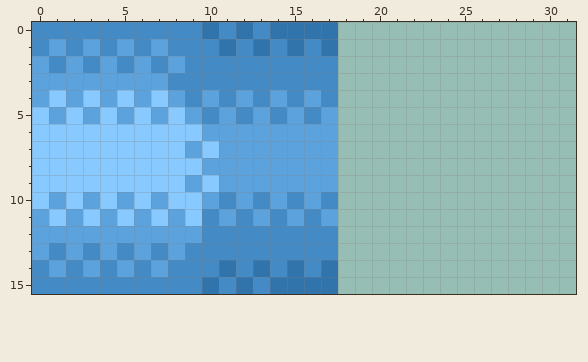
One commit to this pixel-art file: Art/Background.aseprite. Above is the file before it was changed.
32x16 pixels, 1 frame.
After:
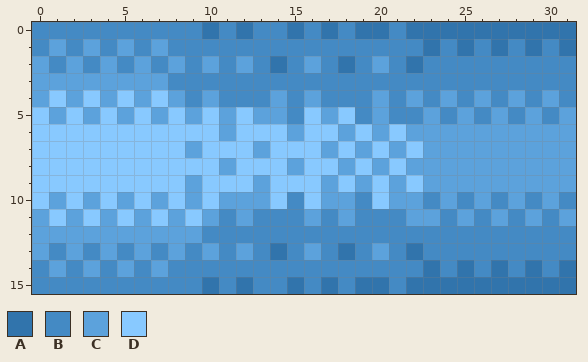
Palette (. is transparent): A #3174ac  B #448ac4  C #5ca2dc  D #88c9ff
The edit:
The author put colour A in row 0 at x 19 to 20 and 22 to 31; in row 1 at x 23, 25, 27, 29 and 31; in row 2 at x 18 and 22; in row 13 at x 18 and 22; in row 14 at x 23, 25, 27, 29 and 31; in row 15 at x 19 to 20 and 22 to 31.
Colour B becomes colour A in row 2 at x 14; in row 13 at x 14.
The author put colour B in row 0 at x 18 and 21; in row 1 at x 18 to 22, 24, 26, 28 and 30; in row 2 at x 19, 21 and 23 to 31; in row 3 at x 18 to 31; in row 4 at x 18 to 19, 21, 23, 25, 27, 29 and 31; in row 5 at x 19, 21 to 22, 24, 26, 28 and 30.
The author put colour B in row 10 at x 19, 23, 25, 27, 29 and 31; in row 11 at x 19 to 21, 24, 26, 28 and 30; in row 12 at x 18 to 31; in row 13 at x 19, 21 and 23 to 31; in row 14 at x 18 to 22, 24, 26, 28 and 30; in row 15 at x 18 and 21.
Colour A becomes colour B in row 0 at x 14 and 16; in row 1 at x 11, 13, 15 and 17; in row 14 at x 11, 13, 15 and 17; in row 15 at x 14 and 16.
Colour C becomes colour B in row 4 at x 12; in row 5 at x 15; in row 11 at x 11, 13, 15 and 17.
The author put colour C in row 2 at x 20; in row 4 at x 20, 22, 24, 26, 28 and 30; in row 5 at x 20, 23, 25, 27, 29 and 31; in row 6 at x 18, 20 and 22 to 31; in row 7 at x 19, 21 and 23 to 31; in row 8 at x 18, 20 and 22 to 31.
The author put colour C in row 9 at x 19, 21 and 23 to 31; in row 10 at x 18, 21 to 22, 24, 26, 28 and 30; in row 11 at x 18, 22 to 23, 25, 27, 29 and 31; in row 13 at x 20.
Colour B becomes colour C in row 2 at x 10, 12 and 16; in row 5 at x 14; in row 10 at x 11, 13 and 17; in row 11 at x 10, 12 and 16; in row 13 at x 10, 12 and 16.
Colour D becomes colour C in row 10 at x 9.
The author put colour D in row 5 at x 18; in row 6 at x 19 and 21; in row 7 at x 18, 20 and 22; in row 8 at x 19 and 21; in row 9 at x 18, 20 and 22; in row 10 at x 20.
Colour B becomes colour D in row 5 at x 10, 12 and 16.
Colour C becomes colour D in row 6 at x 10, 12 to 14 and 16 to 17; in row 7 at x 11 to 12 and 14 to 16; in row 8 at x 10, 12 to 14 and 16 to 17; in row 9 at x 11 to 12 and 14 to 16; in row 10 at x 10, 14 and 16.
Where, in picture pixels (left, top, right, bottom), the same in both pictures:
changed: (185, 22, 576, 294)
